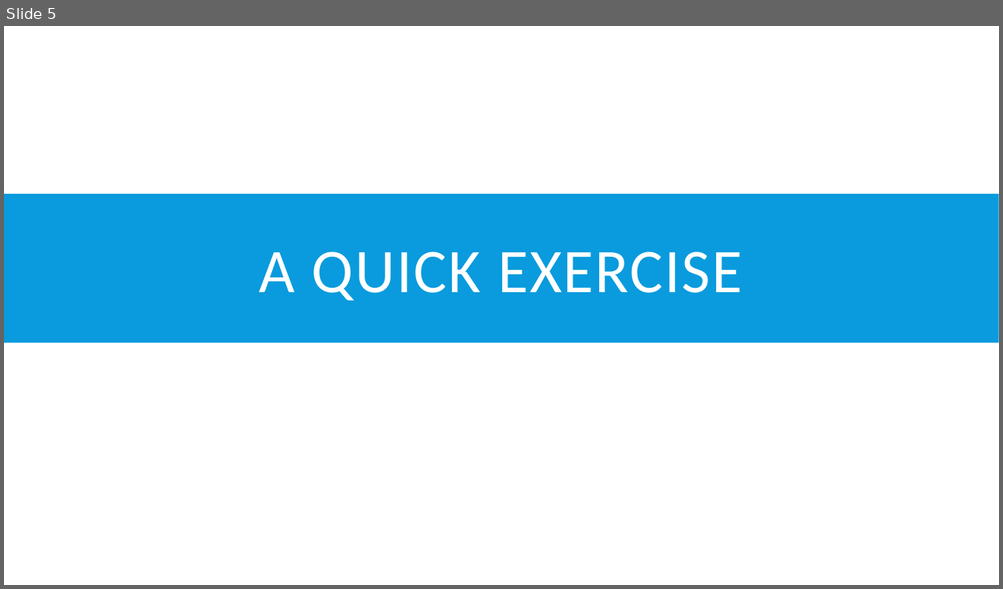
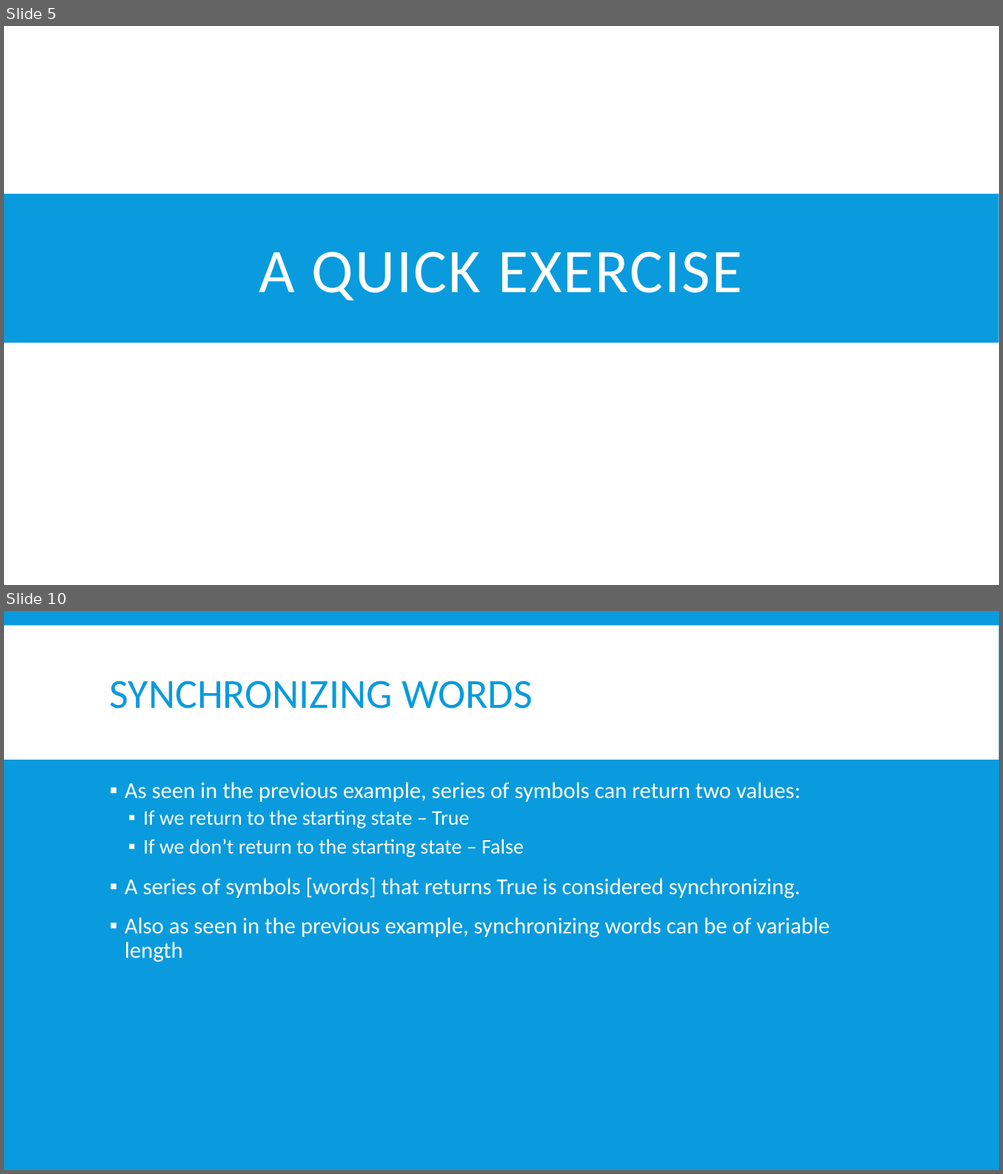
Before and after one commit to Jacobsma/CS477-Project, a slide deck: project.pptx. Shown one above the other, each under a label of ours: slide 5 before the commit, slides 5 and 10 after it; the slides between them are not shown. The pictures are 1003x589 and 1003x1174 pixels, drawn with LibreOffice and Linux fonts; fonts in the diff are those of the drawing. Boxes give left, top, right and bottom in pixels: in the first picture for what was removed or moved away, otherwise in the second. Text is boxed around its words. In the diff, an @@ line names an element or a change of style, - is before the commit and + after.

```diff
--- a/project.pptx
+++ b/project.pptx
@@ slide 10 added at bbox=[4, 611, 999, 1170], background #099BDD @@
@@ rectangle added at bbox=[4, 625, 999, 760], fill #FFFFFF @@
@@ title added at bbox=[110, 681, 532, 709], 40 pt, text #099BDD @@
+SYNCHRONIZING WORDS
@@ text added at bbox=[125, 782, 829, 963], 22 pt, text #FFFFFF @@
+▪ As seen in the previous example, series of symbols can return two values:
+  ▪ If we return to the starting state – True
+  ▪ If we don’t return to the starting state – False
+▪ A series of symbols [words] that returns True is considered synchronizing.
+▪ Also as seen in the previous example, synchronizing words can be of variable length
```
Also in this commit, not shown: 4 other slides added, 2 other files.
